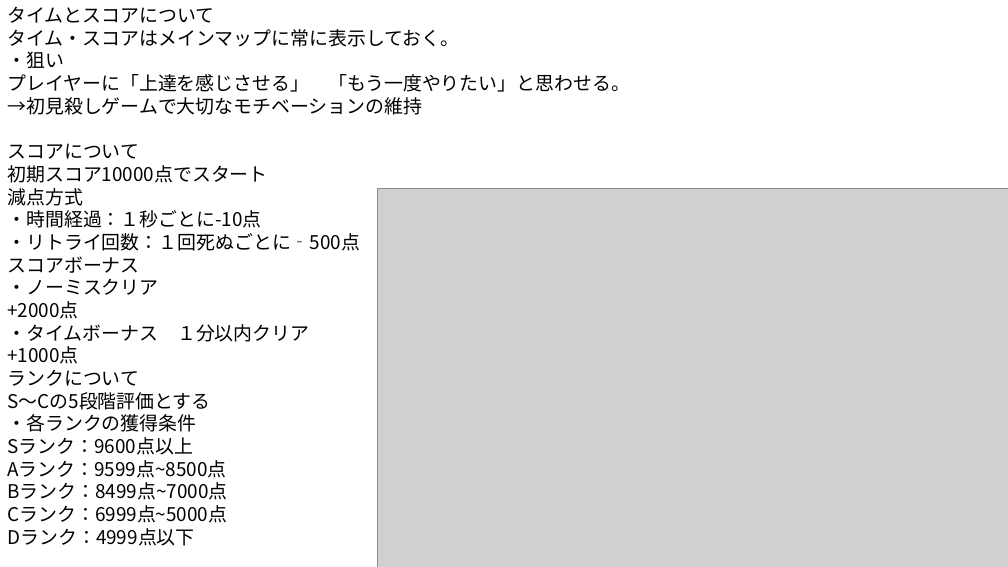
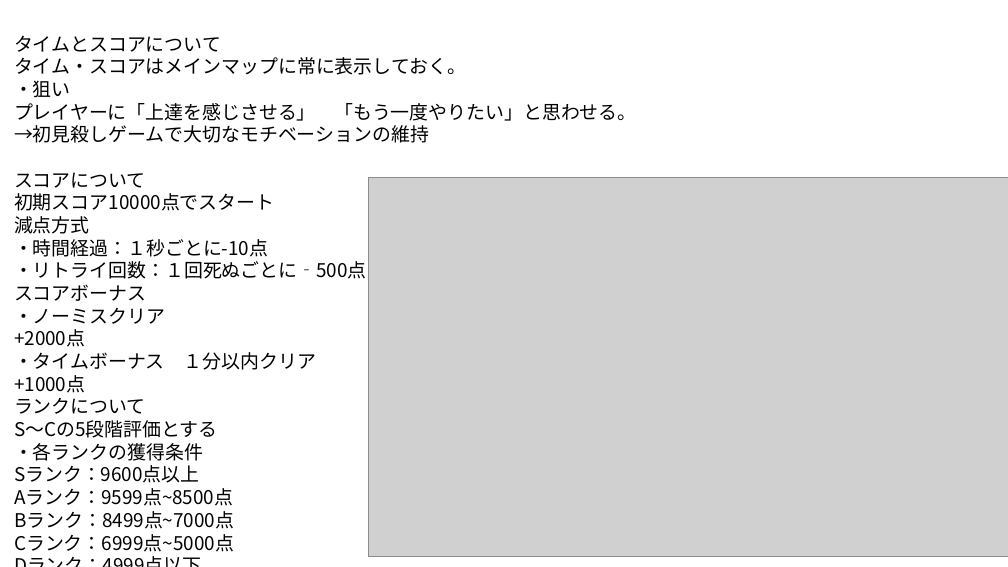
Before and after one commit to Cucumberrole/OmaenihaMuri_C2, a slide deck: slide 2 of Document/新規トラップ案 1.pptx. Drawn at 1008x567 pixels with LibreOffice and Linux fonts; fonts in the diff are those of the drawing; grey boxes stand for pictures. Boxes give left, top, right and bottom in pixels: in the first picture for what was removed or moved away, otherwise in the second. Text is boxed around its words. In the diff, an @@ line names an element or a change of style, - is before the commit and + after.

```diff
--- a/Document/新規トラップ案 1.pptx
+++ b/Document/新規トラップ案 1.pptx
@@ text "タイムとスコアについて" rewrapped from [7,6,630,546] to [14,35,637,552] @@
@@ picture: place and size @@
-picture at [377,188,1008,567]
+picture at [369,177,1008,556]
```
Also in this commit, not shown: 13 other files.
